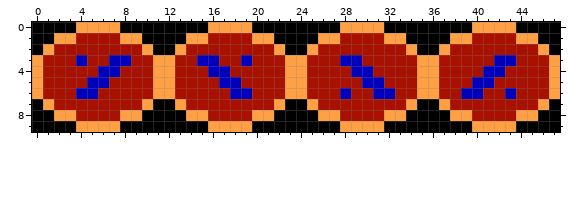
Two versions of one pixel-art sprite, core/assets/barrelSheet.png. That is the earlier state.
The file is 48x10 pixels.
New version:
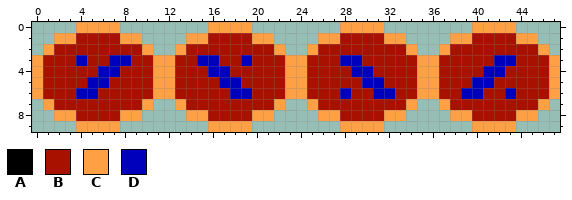
Palette (. is transparent): A #000000  B #a81000  C #ffa044  D #0000bc
Change:
The author cleared colour A in row 0 at x 0 to 3, 8 to 15, 20 to 27, 32 to 39 and 44 to 47; in row 1 at x 0 to 1, 10 to 13, 22 to 25, 34 to 37 and 46 to 47; in row 2 at x 0, 11 to 12, 23 to 24, 35 to 36 and 47; in row 7 at x 0, 11 to 12, 23 to 24, 35 to 36 and 47; in row 8 at x 0 to 1, 10 to 13, 22 to 25, 34 to 37 and 46 to 47; in row 9 at x 0 to 3, 8 to 15, 20 to 27, 32 to 39 and 44 to 47.
Pixel boxes of the changes (left, top, right, bottom) in both pictures:
erased: (32, 22, 560, 55)
erased: (32, 99, 560, 132)
